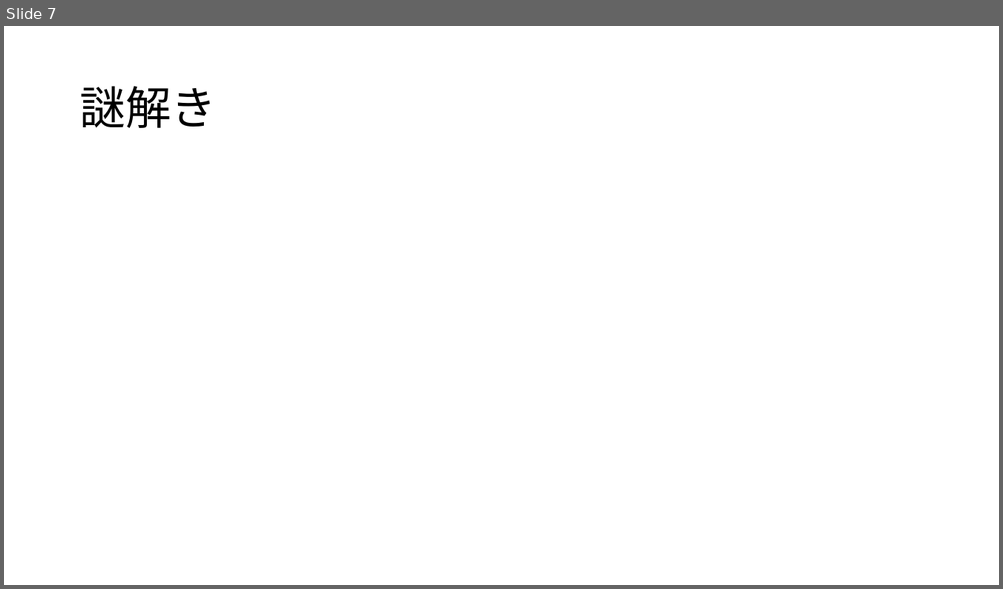
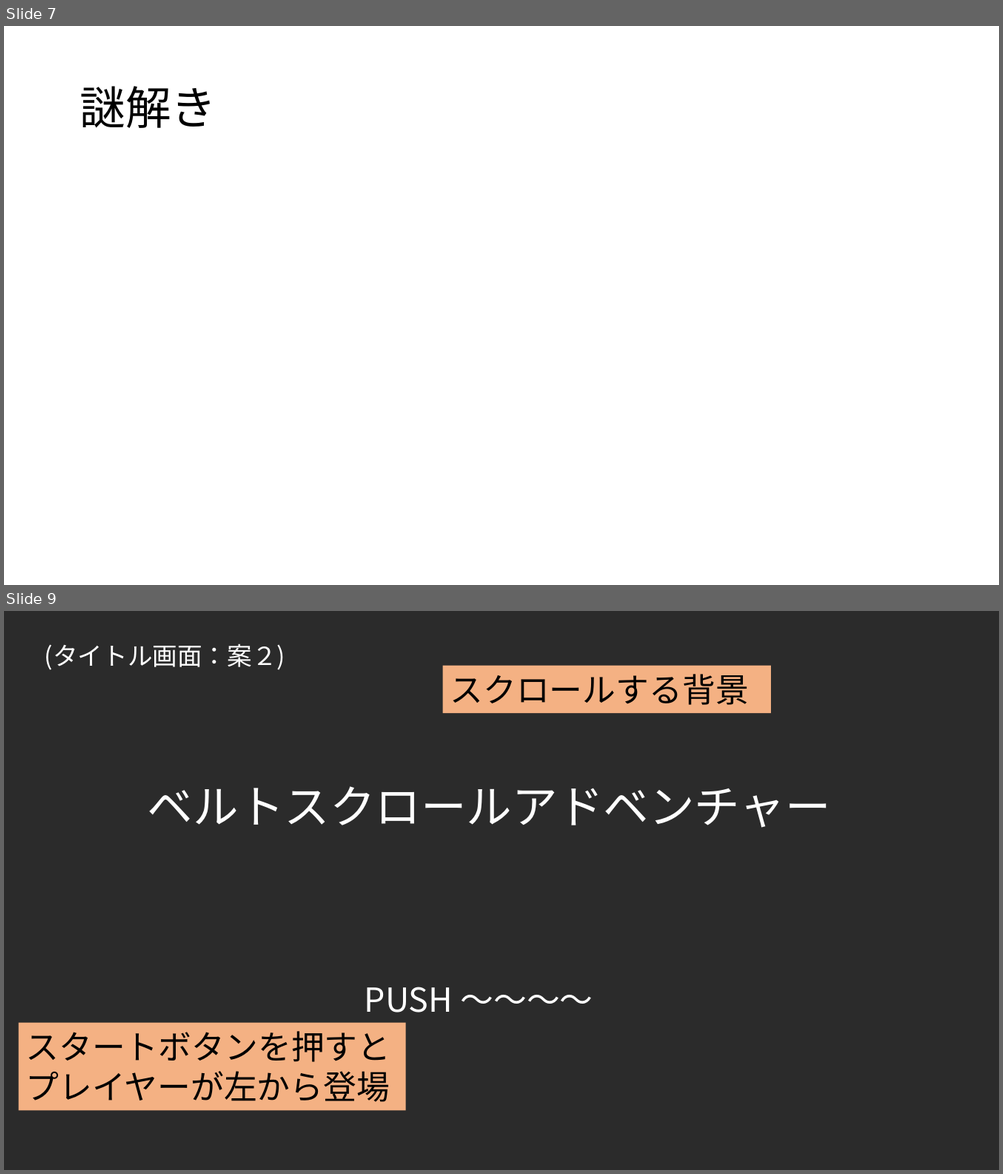
Before and after one commit to anabukiGC/GCLUC2023, a slide deck: 高松ゲーム.pptx. Shown one above the other, each under a label of ours: slide 7 before the commit, slides 7 and 9 after it; the slides between them are not shown. The pictures are 1003x589 and 1003x1174 pixels, drawn with LibreOffice and Linux fonts; fonts in the diff are those of the drawing; background and template pictures are left out; a plain dark background stands for a picture behind light text. Boxes give left, top, right and bottom in pixels: in the first picture for what was removed or moved away, otherwise in the second. Text is boxed around its words. In the diff, an @@ line names an element or a change of style, - is before the commit and + after.

Commit message:
ゲーム画面イメージ更新

```diff
--- a/高松ゲーム.pptx
+++ b/高松ゲーム.pptx
@@ slide 9 added at [4,611,999,1170], background picture (left out) @@
@@ text added at [45,644,285,670], 24 pt, text #FFFFFF @@
+(タイトル画面：案２)
@@ rectangle added at [443,666,771,713], fill #F4B183, 32 pt, text #000000 @@
+スクロールする背景
@@ text added at [148,786,831,828], 44 pt, text #FFFFFF @@
+ベルトスクロールアドベンチャー
@@ text added at [364,987,452,1013], 32 pt, text #FFFFFF @@
+PUSH ～～～～
@@ rectangle added at [19,1023,406,1111], fill #F4B183, 32 pt, text #000000 @@
+スタートボタンを押すとプレイヤーが左から登場
```
Also in this commit, not shown: 1 slide changed.
